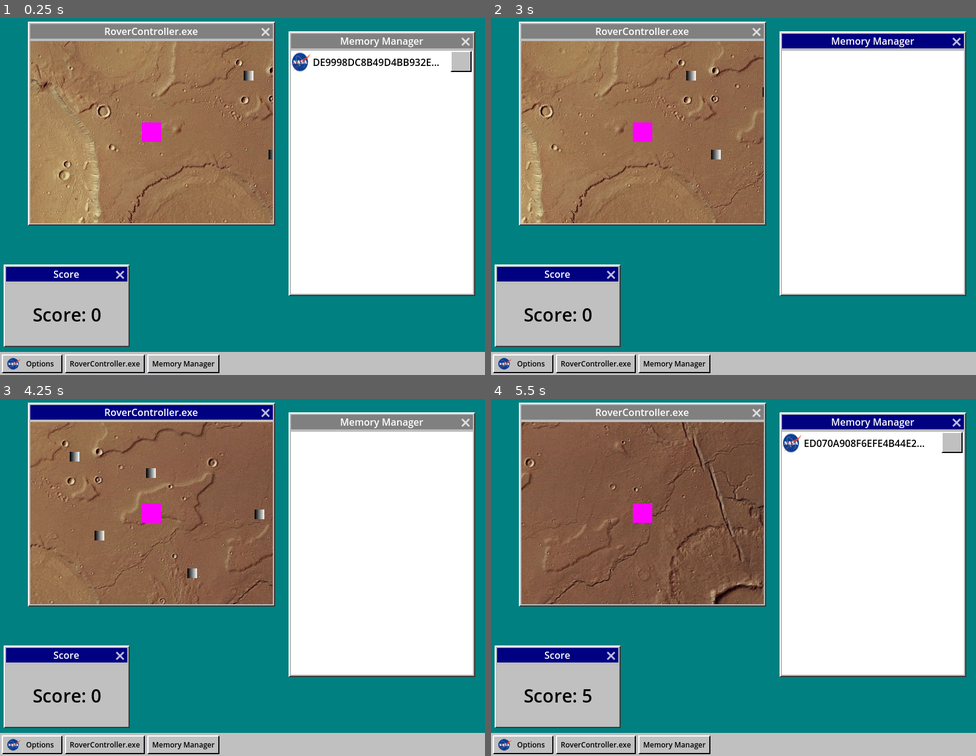
Above: before the commit, frames 1-4 (two rows, left to right).
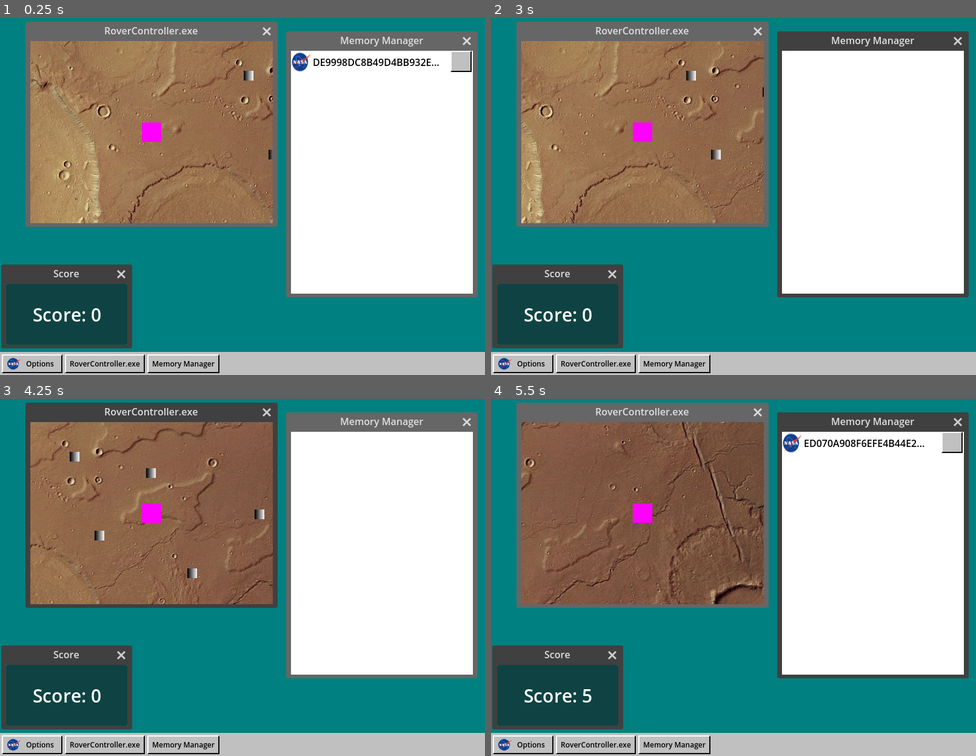
Above: after the commit, the same moments.

Repository: jerrutledge/Mars-Roverflow
Game: Godot game, scene res://scenes/Desktop.tscn
The game is run twice, just before and just after one commit, with the same random seed, the same clock (stepped at 60 frames per second) and the same inputs.
Inputs (mouse positions are in pixels of both pictures, inside the frame that each line leads up to):
- Up to frame 1 (0.25 s): no input
- Up to frame 2 (3 s): click "RoverController.exe" at 0.5 s; click "Memory Manager" at 1.25 s; click "Options" at 2 s; move the mouse to (840, 175) at 2.77 s; hold D (rover_right) from 2.78 s (still down); hold Backspace (delete) from 2.78 s (still down); click (840, 175) at 2.92 s
- Up to frame 3 (4.25 s): release D (rover_right) at 3.5 s; release Backspace (delete) at 3.5 s; drag from (145, 591) to (77, 456) at 3.52 s
- Up to frame 4 (5.5 s): move the mouse to (782, 495) at 4.27 s; hold D (rover_right) 4.28-5 s; hold Backspace (delete) 4.28-5 s; click (782, 495) at 4.42 s; drag from (709, 645) to (588, 520) at 5.02 s

The runs differ from the first frame. In frame 1, 14% of the frame differs, in the area x 0-99%, y 1-93%; in frame 2, 14%; in frame 3, 14%; in frame 4, 14%.

Commit message:
Add dragging items

Diff:
--- a/scenes/Desktop.tscn
+++ b/scenes/Desktop.tscn
@@ -17,26 +17,38 @@
 theme = ExtResource("1_xlljx")
 script = ExtResource("2_207jo")
 
-[node name="RoverControllerWindow" type="Window" parent="."]
+[node name="SubViewport" type="SubViewportContainer" parent="."]
+layout_mode = 1
+anchors_preset = 15
+anchor_right = 1.0
+anchor_bottom = 1.0
+offset_bottom = -38.0
+grow_horizontal = 2
+grow_vertical = 2
+
+[node name="SubViewport" type="SubViewport" parent="SubViewport"]
+unique_name_in_owner = true
+
+[node name="RoverControllerWindow" type="Window" parent="SubViewport/SubViewport"]
 title = "RoverController.exe"
 position = Vector2i(50, 50)
 size = Vector2i(400, 300)
 
-[node name="Mars" parent="RoverControllerWindow" instance=ExtResource("1_prma1")]
+[node name="Mars" parent="SubViewport/SubViewport/RoverControllerWindow" instance=ExtResource("1_prma1")]
 
-[node name="MemoryManager" type="Window" parent="."]
+[node name="MemoryManager" type="Window" parent="SubViewport/SubViewport"]
 title = "Memory Manager"
 position = Vector2i(480, 66)
 size = Vector2i(300, 400)
 
-[node name="MemoryManagerBase" parent="MemoryManager" instance=ExtResource("3_hlkov")]
+[node name="MemoryManagerBase" parent="SubViewport/SubViewport/MemoryManager" instance=ExtResource("3_hlkov")]
 
-[node name="Score" type="Window" parent="."]
+[node name="Score" type="Window" parent="SubViewport/SubViewport"]
 title = "Score"
 position = Vector2i(10, 450)
 size = Vector2i(200, 100)
 
-[node name="ScorePanel" parent="Score" instance=ExtResource("5_b3l3f")]
+[node name="ScorePanel" parent="SubViewport/SubViewport/Score" instance=ExtResource("5_b3l3f")]
 
 [node name="Taskbar" type="Panel" parent="."]
 custom_minimum_size = Vector2(0, 38)
--- /dev/null
+++ b/scenes/DraggedData.tscn
@@ -0,0 +1,9 @@
+[gd_scene load_steps=3 format=3 uid="uid://cfxxyhpfib0po"]
+
+[ext_resource type="Texture2D" uid="uid://qc5k8aodpp2u" path="res://assets/nasa_logo_icon_170926.png" id="1_dfek2"]
+[ext_resource type="Script" path="res://src/DraggedData.gd" id="2_paur5"]
+
+[node name="DraggedData" type="Sprite2D"]
+visible = false
+texture = ExtResource("1_dfek2")
+script = ExtResource("2_paur5")
--- a/src/Desktop.gd
+++ b/src/Desktop.gd
@@ -2,13 +2,17 @@
 
 var text_window = preload("res://scenes/TextWindow.tscn")
 var game_over_popup = preload("res://scenes/GameOver.tscn")
+var dragged_item = preload("res://scenes/DraggedData.tscn")
 
 @export var init_new_window : Vector2 = Vector2(400, 200)
+@onready var sub_viewport = %SubViewport
+
 var new_window_spawn : Vector2 = init_new_window
 
 func _ready():
 	Global.open_item.connect(_on_open_item)
 	Global.game_over_sig.connect(_on_game_over)
+	Global.set_desktop(self)
 
 func _on_open_item(item):
 	var window = text_window.instantiate()
@@ -22,7 +26,13 @@
 	window.title = item.file_name
 	window.get_node("Text").text = item.data
 	window.item = item
-	add_child(window)
+	sub_viewport.add_child(window)
 
 func _on_game_over():
 	add_child(game_over_popup.instantiate())
+
+func make_dragged_item(creator):
+	var new_item = dragged_item.instantiate()
+	new_item.mem_item = creator
+	add_child(new_item)
+	return new_item
--- /dev/null
+++ b/src/DraggedData.gd
@@ -0,0 +1,23 @@
+extends Sprite2D
+
+var mem_item : Node = null
+var held : bool = false
+var init_pos : Vector2 = Vector2.ZERO
+
+func _ready():
+	init_pos = get_global_mouse_position()
+
+func _process(_delta):
+	if !Input.is_mouse_button_pressed(MOUSE_BUTTON_LEFT):
+		mem_item.show()
+		queue_free()
+		return
+	var mousepos = get_global_mouse_position()
+	if !held:
+		var dist = mousepos - init_pos
+		if dist.length() > 20:
+			held = true
+			show()
+			mem_item.hide()
+	else:
+		global_transform.origin = get_global_mouse_position()
--- a/src/global_autoload.gd
+++ b/src/global_autoload.gd
@@ -7,6 +7,13 @@
 signal new_score(value)
 
 var score : int = 0
+var desktop : Node = null
+
+func set_desktop(object):
+	desktop = object
+
+func get_desktop():
+	return desktop
 
 func item_collected():
 	score_add(5)
--- a/src/mem_item.gd
+++ b/src/mem_item.gd
@@ -1,6 +1,5 @@
 extends ReferenceRect
 signal deleted
-
 
 @onready var label = $HBoxContainer/Label
 
@@ -27,7 +26,6 @@
 var double_click_limit = 200.0
 var last_click_time = 0.0
 
-
 func _input(event):
 	if event is InputEventMouseButton and event.pressed:
 		if position.x < event.position.x and event.position.x < position.x + size.x and \
@@ -39,6 +37,7 @@
 				Global._on_open_item(self)
 			else:
 				last_click_time = current_time
+				Global.get_desktop().make_dragged_item(self)
 		else:
 			selected = true
 			$SelectRect.visible = false
@@ -53,3 +52,6 @@
 func replicate():
 	Global.make_new_virus(self)
 	timer.start(randi_range(10, 18))
+
+func _on_moved():
+	queue_free()
